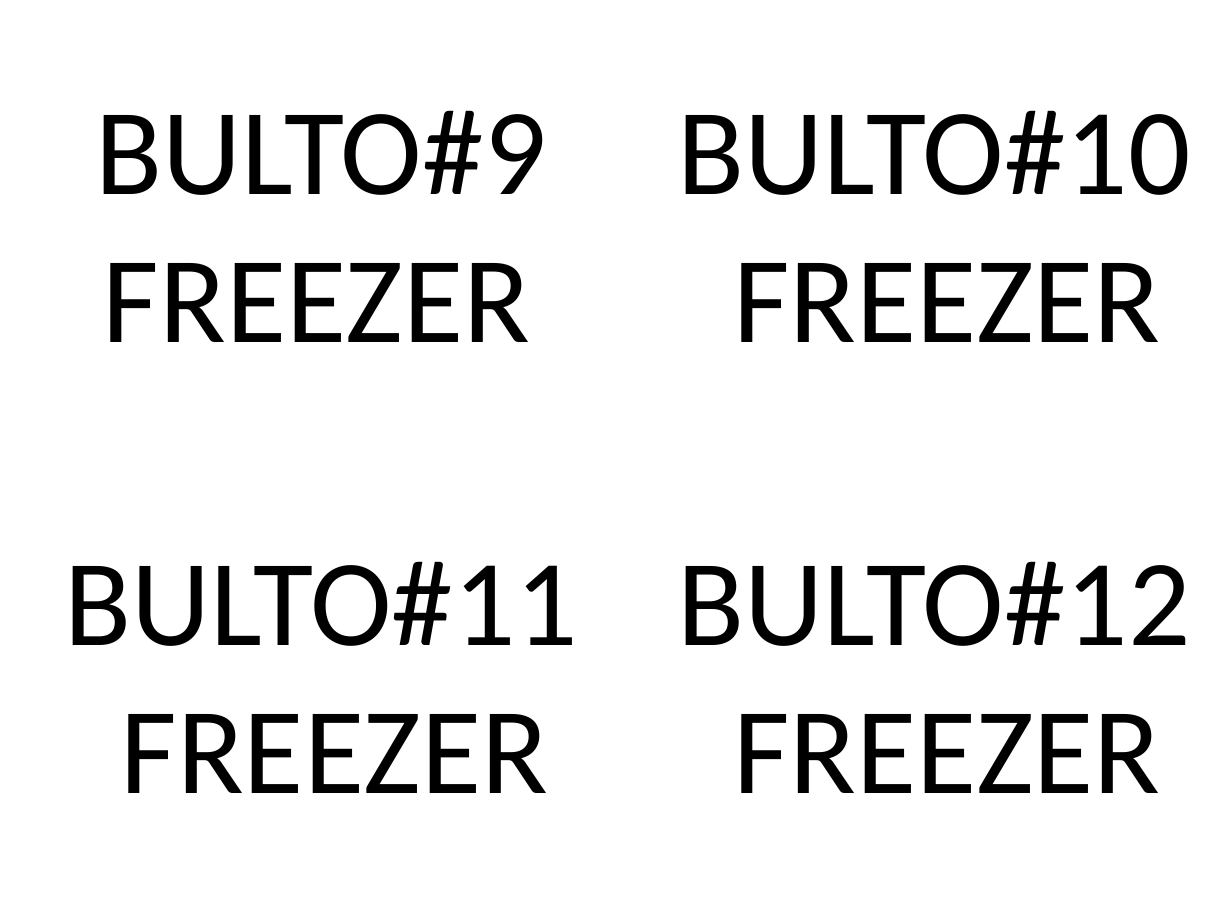
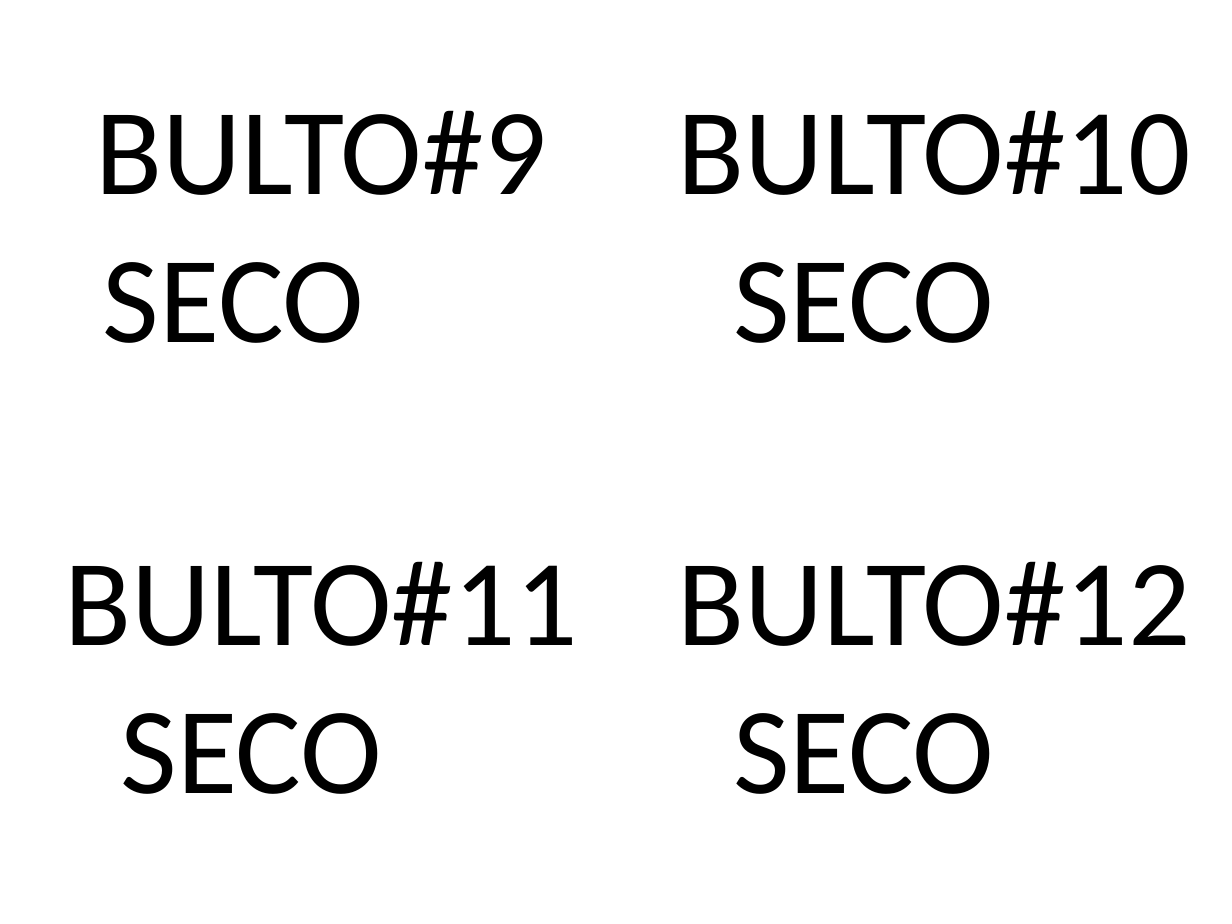
Before and after one commit to donmatthiuz/Manifiestos_NorOriente_Documentos, a slide deck: slide 4 of mamatrabajo.pptx. Drawn at 1232x924 pixels with LibreOffice and Linux fonts; fonts in the diff are those of the drawing. Boxes give left, top, right and bottom in pixels: in the first picture for what was removed or moved away, otherwise in the second. Text is boxed around its words. In the diff, an @@ line names an element or a change of style, - is before the commit and + after.

```diff
--- a/mamatrabajo.pptx
+++ b/mamatrabajo.pptx
@@ text at (103,262,364,343): text changed @@
-FREEZER
+SECO
@@ text at (733,262,994,343): text changed @@
-FREEZER
+SECO
@@ text at (121,713,382,794): text changed @@
-FREEZER
+SECO
@@ text at (733,713,994,794): text changed @@
-FREEZER
+SECO
```
Also in this commit, not shown: 3 other slides changed, 1 other file.
